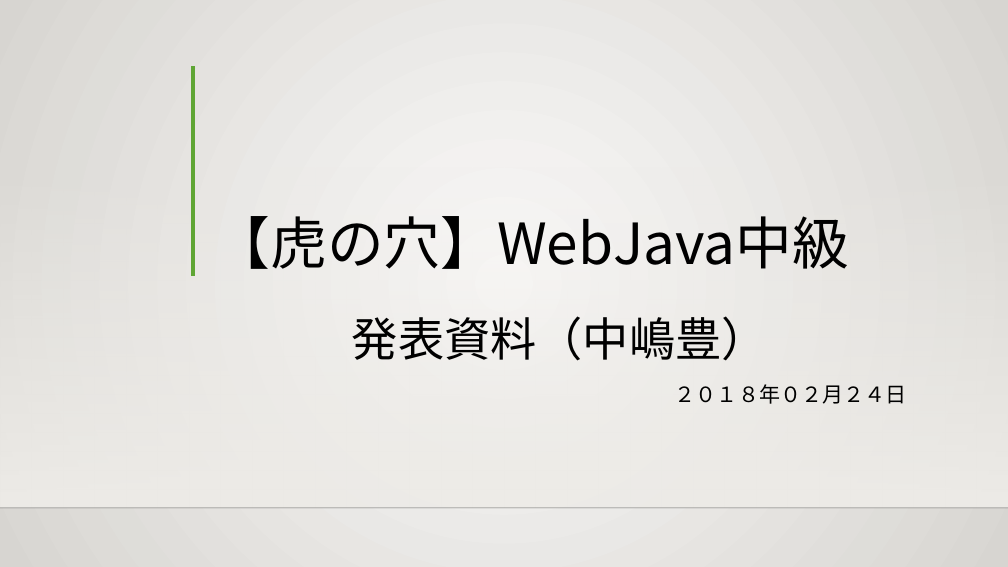
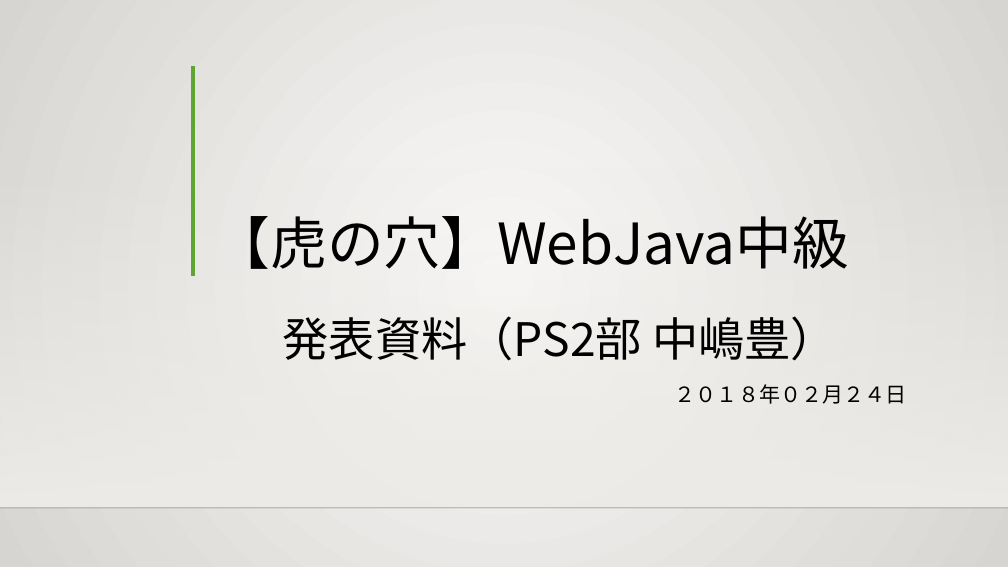
Before and after one commit to yutakanakajima/invoice, a slide deck: slide 1 of Document/WebJava中級_発表資料.pptx. Drawn at 1008x567 pixels with LibreOffice and Linux fonts; fonts in the diff are those of the drawing; background and template pictures are left out. Boxes give left, top, right and bottom in pixels: in the first picture for what was removed or moved away, otherwise in the second. Text is boxed around its words. In the diff, an @@ line names an element or a change of style, - is before the commit and + after.

```diff
--- a/Document/WebJava中級_発表資料.pptx
+++ b/Document/WebJava中級_発表資料.pptx
@@ subtitle at (283, 316, 837, 361): text changed @@
-発表資料（中嶋豊）
+発表資料（PS2部 中嶋豊）
```
Also in this commit, not shown: 7 other slides changed, 1 slide added.
